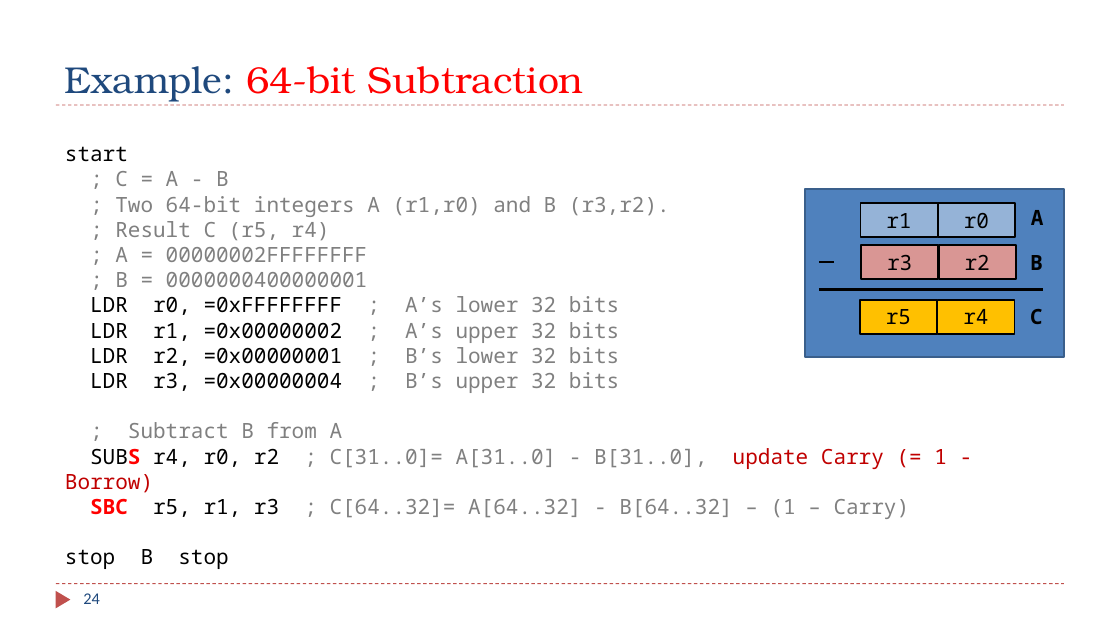
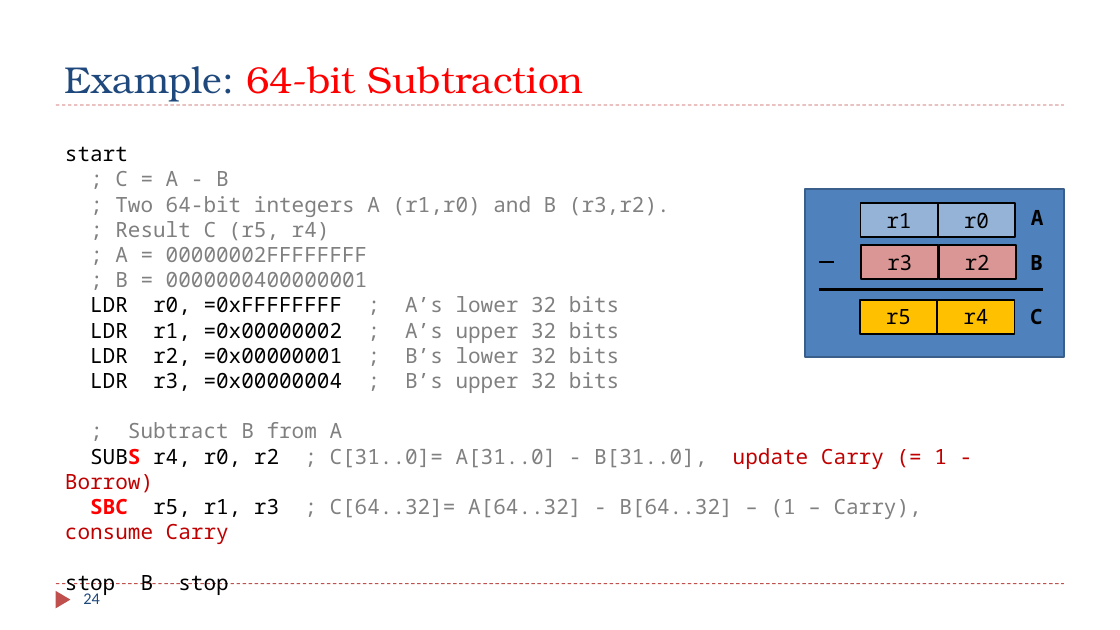
Before and after one commit to guhofstra/CSC111Fa26, a slide deck: slide 24 of PPTs/Ch4_ARM_Arithmetic_Logic.pptx. Drawn at 1120x630 pixels with LibreOffice and Linux fonts; fonts in the diff are those of the drawing. Boxes give left, top, right and bottom in pixels: in the first picture for what was removed or moved away, otherwise in the second. Text is boxed around its words. In the diff, an @@ line names an element or a change of style, - is before the commit and + after.

```diff
--- a/PPTs/Ch4_ARM_Arithmetic_Logic.pptx
+++ b/PPTs/Ch4_ARM_Arithmetic_Logic.pptx
@@ text at <box>65,498,922,544</box>: text changed @@
-SBC r5, r1, r3 ; C[64..32]= A[64..32] - B[64..32] – (1 – Carry)
+SBC r5, r1, r3 ; C[64..32]= A[64..32] - B[64..32] – (1 – Carry), consume Carry
```
Also in this commit, not shown: 9 other slides changed, 1 other file.
